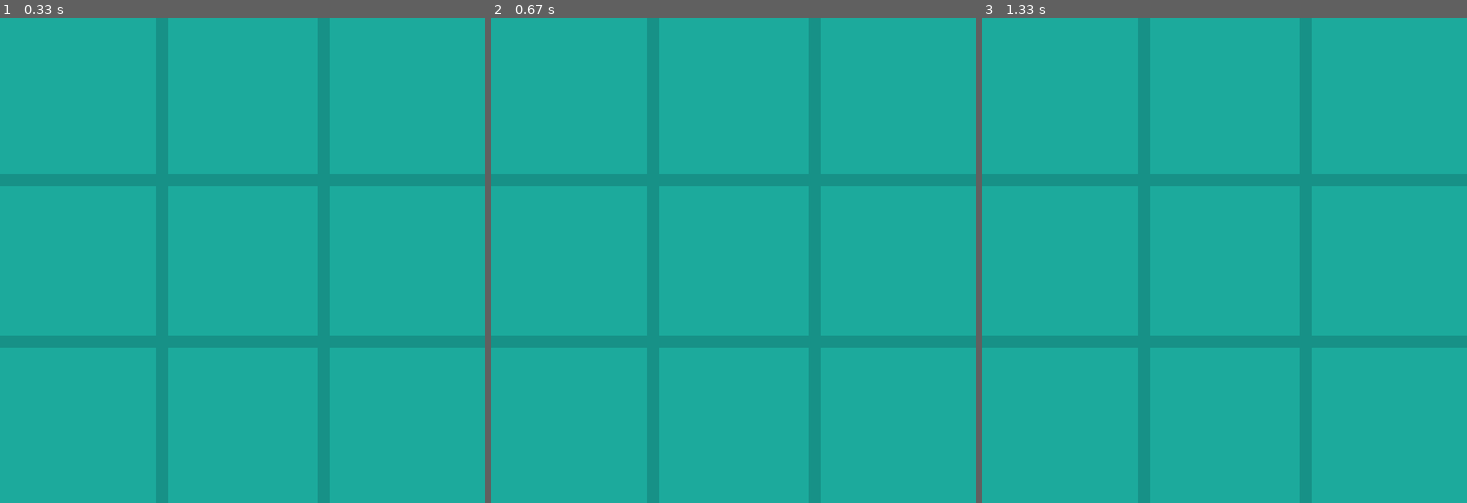
Above: before the commit, frames 1-3 (left to right).
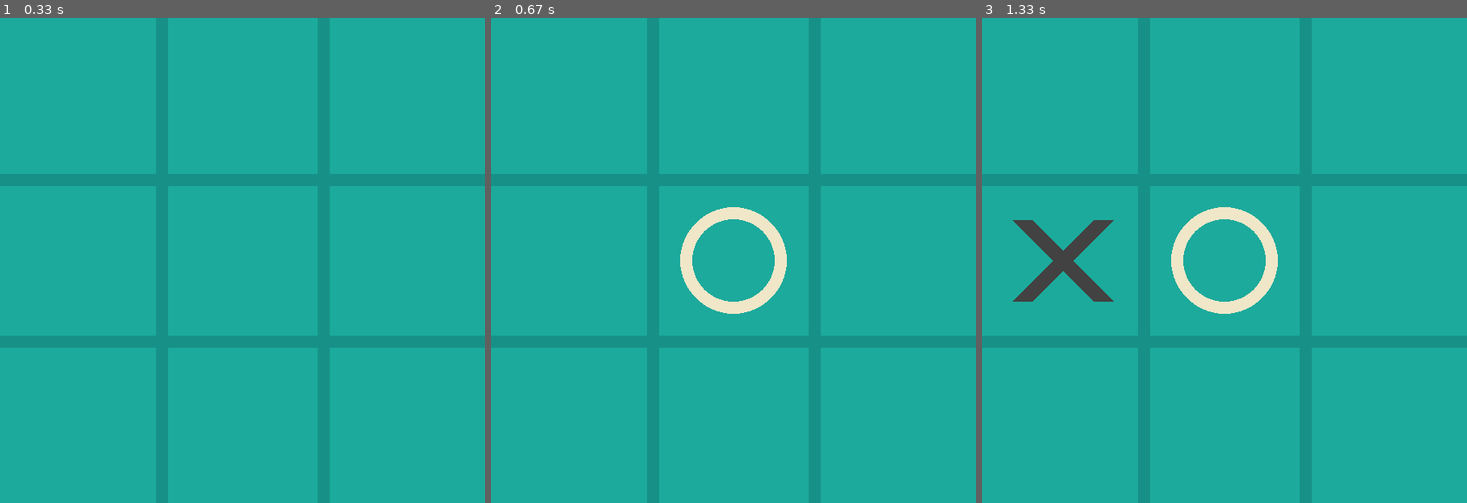
Above: after the commit, the same moments.

Repository: mihir-pandhe/Tic-Tac-Toe-GUI-In-Python-using-PyGame
Game: pygame game, started from app.py
Same seed, same stepped clock (60 frames per second), same inputs: the game is played once before the commit and once after it.
Inputs (mouse positions are in pixels of both pictures, inside the frame that each line leads up to):
- Up to frame 1 (0.33 s): no input
- Up to frame 2 (0.67 s): click (733, 260) at 0.38 s
- Up to frame 3 (1.33 s): click (1108, 265) at 0.72 s

Frame 1 is identical in both runs. In frame 2, 1.5% of the frame differs, in the area x 39-61%, y 39-61%; in frame 3, 2.8%, in the area x 6-61%, y 39-61%.

Commit message:
Update 002

Diff:
--- a/app.py
+++ b/app.py
@@ -20,11 +20,19 @@
 LINE_COLOR = (23, 145, 135)
 CIRCLE_COLOR = (239, 231, 200)
 CROSS_COLOR = (66, 66, 66)
+TEXT_COLOR = (0, 0, 0)
 
 
 screen = pygame.display.set_mode((WIDTH, HEIGHT))
 pygame.display.set_caption("Tic Tac Toe")
 screen.fill(BG_COLOR)
+
+
+font = pygame.font.Font(None, 74)
+
+
+board = [[0] * BOARD_COLS for _ in range(BOARD_ROWS)]
+player = 1
 
 
 def draw_lines():
@@ -42,7 +50,93 @@
     )
 
 
+def draw_figures():
+    for row in range(BOARD_ROWS):
+        for col in range(BOARD_COLS):
+            if board[row][col] == 1:
+                pygame.draw.circle(
+                    screen,
+                    CIRCLE_COLOR,
+                    (
+                        int(col * SQUARE_SIZE + SQUARE_SIZE // 2),
+                        int(row * SQUARE_SIZE + SQUARE_SIZE // 2),
+                    ),
+                    CIRCLE_RADIUS,
+                    CIRCLE_WIDTH,
+                )
+            elif board[row][col] == 2:
+                pygame.draw.line(
+                    screen,
+                    CROSS_COLOR,
+                    (
+                        col * SQUARE_SIZE + SPACE,
+                        row * SQUARE_SIZE + SQUARE_SIZE - SPACE,
+                    ),
+                    (
+                        col * SQUARE_SIZE + SQUARE_SIZE - SPACE,
+                        row * SQUARE_SIZE + SPACE,
+                    ),
+                    CROSS_WIDTH,
+                )
+                pygame.draw.line(
+                    screen,
+                    CROSS_COLOR,
+                    (col * SQUARE_SIZE + SPACE, row * SQUARE_SIZE + SPACE),
+                    (
+                        col * SQUARE_SIZE + SQUARE_SIZE - SPACE,
+                        row * SQUARE_SIZE + SQUARE_SIZE - SPACE,
+                    ),
+                    CROSS_WIDTH,
+                )
+
+
+def draw_message(message):
+    text = font.render(message, True, TEXT_COLOR)
+    screen.blit(
+        text, (WIDTH // 2 - text.get_width() // 2, HEIGHT // 2 - text.get_height() // 2)
+    )
+
+
 draw_lines()
+
+
+def mark_square(row, col, player):
+    if board[row][col] == 0:
+        board[row][col] = player
+
+
+def available_square(row, col):
+    return board[row][col] == 0
+
+
+def is_board_full():
+    for row in range(BOARD_ROWS):
+        for col in range(BOARD_COLS):
+            if board[row][col] == 0:
+                return False
+    return True
+
+
+def check_win(player):
+    for col in range(BOARD_COLS):
+        if (
+            board[0][col] == player
+            and board[1][col] == player
+            and board[2][col] == player
+        ):
+            return True
+    for row in range(BOARD_ROWS):
+        if (
+            board[row][0] == player
+            and board[row][1] == player
+            and board[row][2] == player
+        ):
+            return True
+    if board[2][0] == player and board[1][1] == player and board[0][2] == player:
+        return True
+    if board[0][0] == player and board[1][1] == player and board[2][2] == player:
+        return True
+    return False
 
 
 while True:
@@ -51,5 +145,30 @@
             pygame.quit()
             sys.exit()
         if event.type == pygame.MOUSEBUTTONDOWN:
-            print(event.pos)
+            mouseX = event.pos[0]
+            mouseY = event.pos[1]
+
+            clicked_row = int(mouseY // SQUARE_SIZE)
+            clicked_col = int(mouseX // SQUARE_SIZE)
+
+            if available_square(clicked_row, clicked_col):
+                mark_square(clicked_row, clicked_col, player)
+                draw_figures()
+
+                if check_win(player):
+                    draw_message(f"Player {player} wins!")
+                    pygame.display.update()
+                    pygame.time.wait(2000)
+                    pygame.quit()
+                    sys.exit()
+
+                if is_board_full():
+                    draw_message("It's a draw!")
+                    pygame.display.update()
+                    pygame.time.wait(2000)
+                    pygame.quit()
+                    sys.exit()
+
+                player = player % 2 + 1
+
     pygame.display.update()
